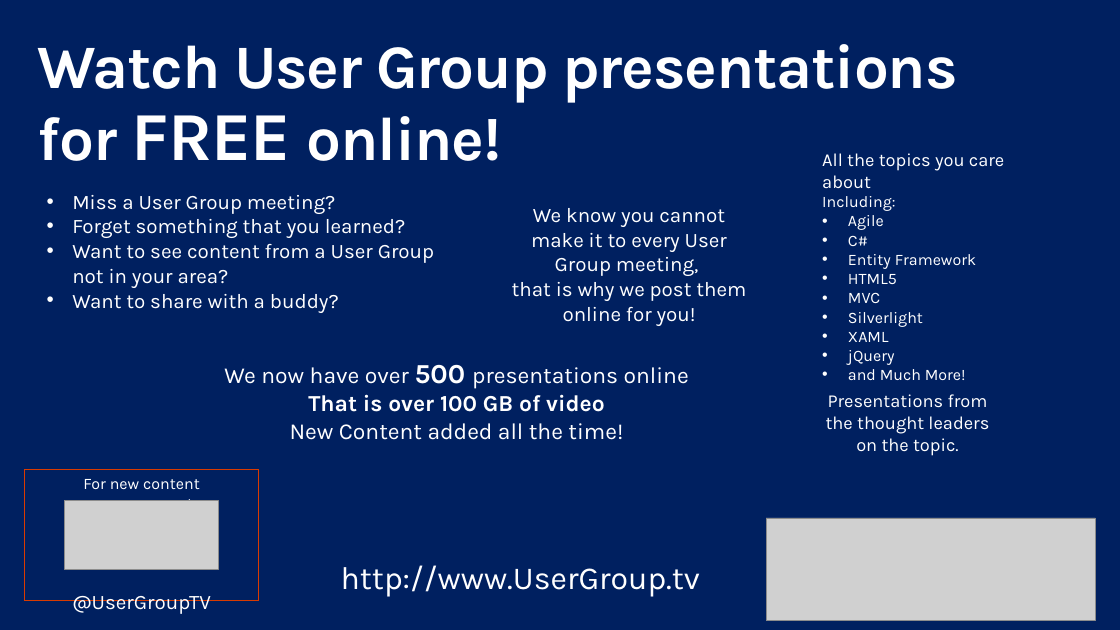
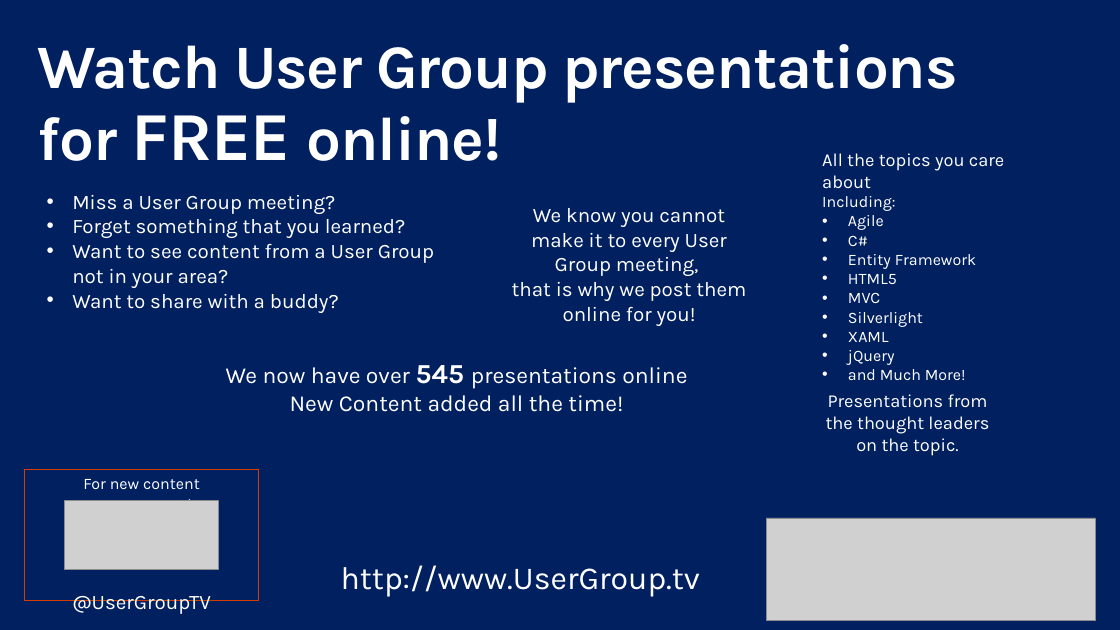
Before and after one commit to shawnweisfeld/20160924_AzureFunctions, a slide deck: slide 3 of AzureFunctions.pptx (slide 4 before the commit). Drawn at 1120x630 pixels with LibreOffice and Linux fonts; fonts in the diff are those of the drawing; grey boxes stand for pictures; background and template pictures are left out. Boxes give left, top, right and bottom in pixels: in the first picture for what was removed or moved away, otherwise in the second. Text is boxed around its words. In the diff, an @@ line names an element or a change of style, - is before the commit and + after.

Commit message:
updated ppt

```diff
--- a/AzureFunctions.pptx
+++ b/AzureFunctions.pptx
@@ text at (226, 365, 687, 389): text changed @@
-We now have over 500 presentations online
-That is over 100 GB of video
+We now have over 545 presentations online
```
Also in this commit, not shown: 2 other slides changed, 1 slide added, 2 slides removed.
